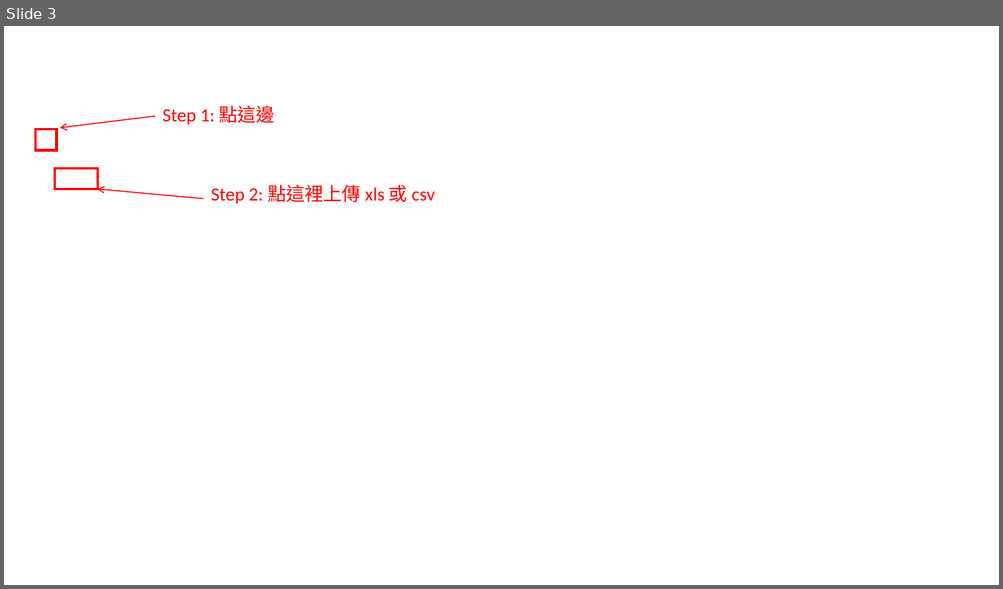
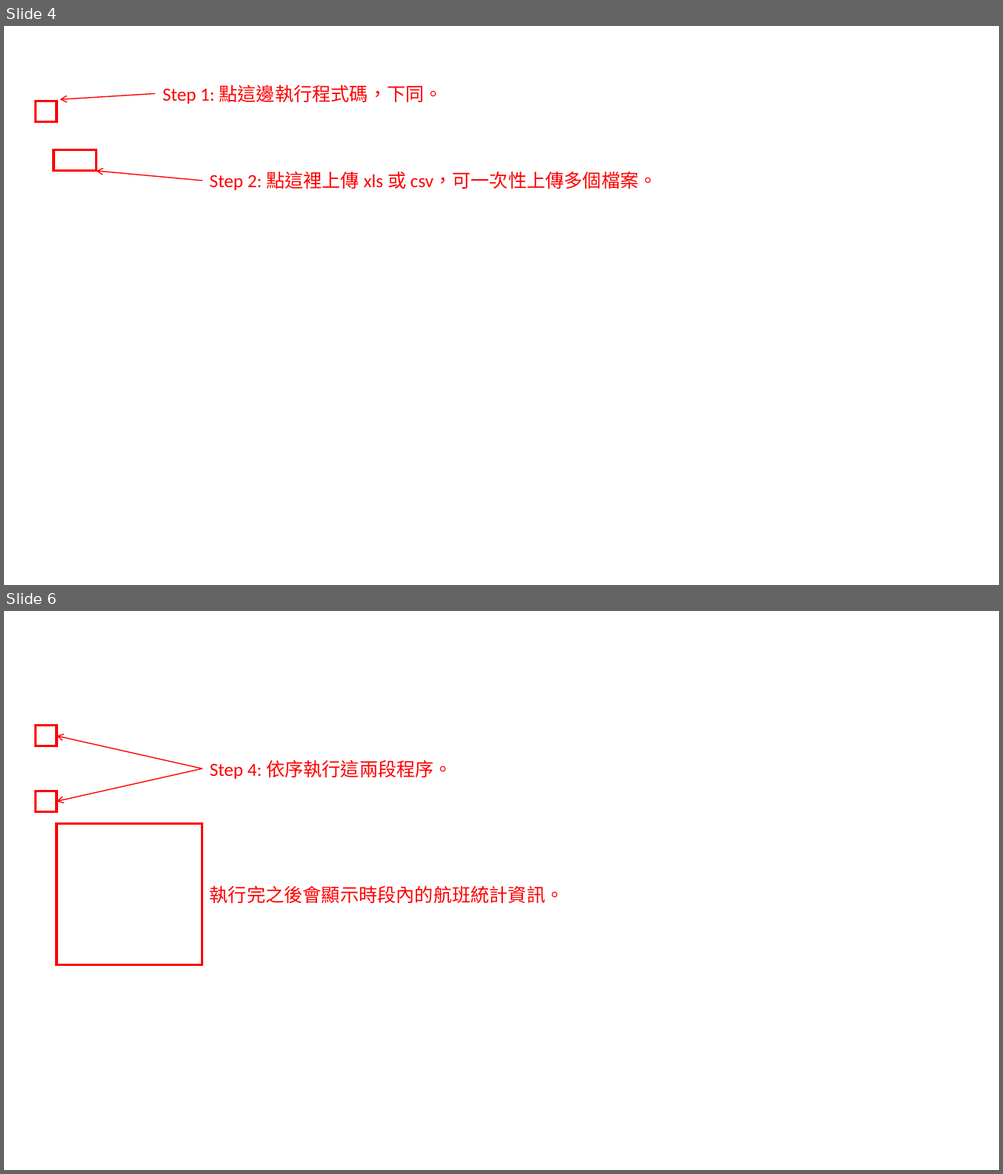
Before and after one commit to gj94fu4/gj94fu4.github.io, a slide deck: project/starlux-aod/航班準時率分析程式使用說明.pptx. Shown one above the other, each under a label of ours: slide 3 before the commit, slides 4 and 6 after it; the slides between them are not shown. The pictures are 1003x589 and 1003x1174 pixels, drawn with LibreOffice and Linux fonts; fonts in the diff are those of the drawing; background and template pictures are left out. Boxes give left, top, right and bottom in pixels: in the first picture for what was removed or moved away, otherwise in the second. Text is boxed around its words. In the diff, an @@ line names an element or a change of style, - is before the commit and + after.

```diff
--- a/project/starlux-aod/航班準時率分析程式使用說明.pptx
+++ b/project/starlux-aod/航班準時率分析程式使用說明.pptx
@@ slide 6 added at [4, 611, 999, 1170], background picture (left out) @@
@@ rectangle added at [35, 725, 57, 746], outline #FF0000 2.25 pt @@
@@ arrow added from (202, 769) to (57, 736), #FF0000 1 pt @@
@@ text added at [210, 760, 452, 779], 18 pt, text #FF0000 @@
+Step 4: 依序執行這兩段程序。
@@ arrow added from (202, 769) to (57, 801), #FF0000 1 pt @@
@@ rectangle added at [35, 791, 57, 812], outline #FF0000 2.25 pt @@
@@ rectangle added at [57, 823, 202, 965], outline #FF0000 2.25 pt @@
@@ text added at [210, 886, 564, 903], 18 pt, text #FF0000 @@
+執行完之後會顯示時段內的航班統計資訊。
@@ what was slide 3 is now slide 4 @@
@@ slide 4 changed as well @@
@@ text at [162, 84, 443, 104]: text changed @@
-Step 1: 點這邊
+Step 1: 點這邊執行程式碼，下同。
@@ rectangle: place and size @@
-rectangle at [35, 130, 57, 150]
+rectangle at [35, 101, 57, 122]
@@ arrow moved from (156, 116) - (60, 127) to (156, 94) - (60, 100) @@
@@ rectangle: place and size @@
-rectangle at [55, 169, 97, 190]
+rectangle at [54, 150, 96, 171]
@@ arrow moved from (203, 199) - (97, 190) to (202, 181) - (96, 171) @@
@@ text at [210, 171, 657, 190]: text changed @@
-Step 2: 點這裡上傳 xls 或 csv
+Step 2: 點這裡上傳 xls 或 csv，可一次性上傳多個檔案。
```
Also in this commit, not shown: 6 other slides changed, 9 other slides added, 3 slides removed, 45 other files.
